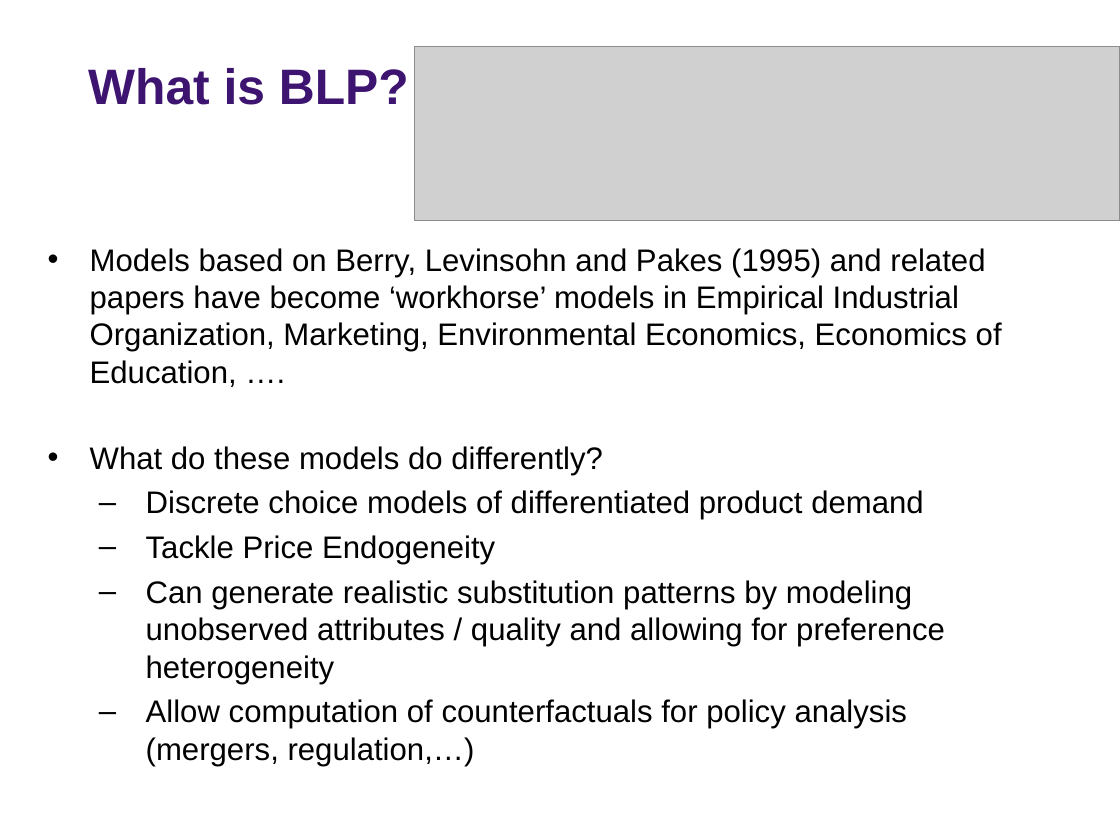
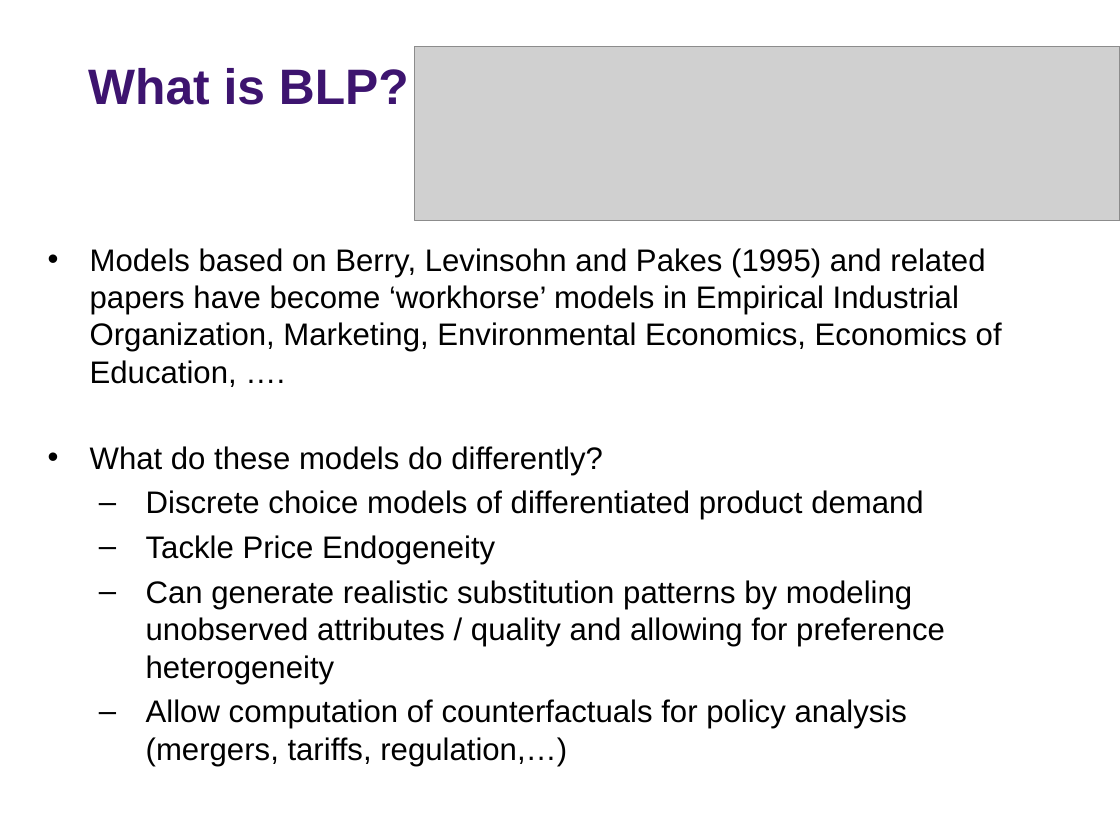
Before and after one commit to rs-kellogg/2023-phd-workshop, a slide deck: slide 2 of session-5-pyblp/Session 5 - PyBLP.pptx. Drawn at 1120x840 pixels with LibreOffice and Linux fonts; fonts in the diff are those of the drawing; grey boxes stand for pictures; background and template pictures are left out. Boxes give left, top, right and bottom in pixels: in the first picture for what was removed or moved away, otherwise in the second. Text is boxed around its words. In the diff, an @@ line names an element or a change of style, - is before the commit and + after.

```diff
--- a/session-5-pyblp/Session 5 - PyBLP.pptx
+++ b/session-5-pyblp/Session 5 - PyBLP.pptx
@@ text at [146, 699, 908, 766]: text changed @@
-  – Allow computation of counterfactuals for policy analysis (mergers, regulation,…)
+  – Allow computation of counterfactuals for policy analysis (mergers, tariffs, regulation,…)
```
Also in this commit, not shown: 5 other slides changed.
